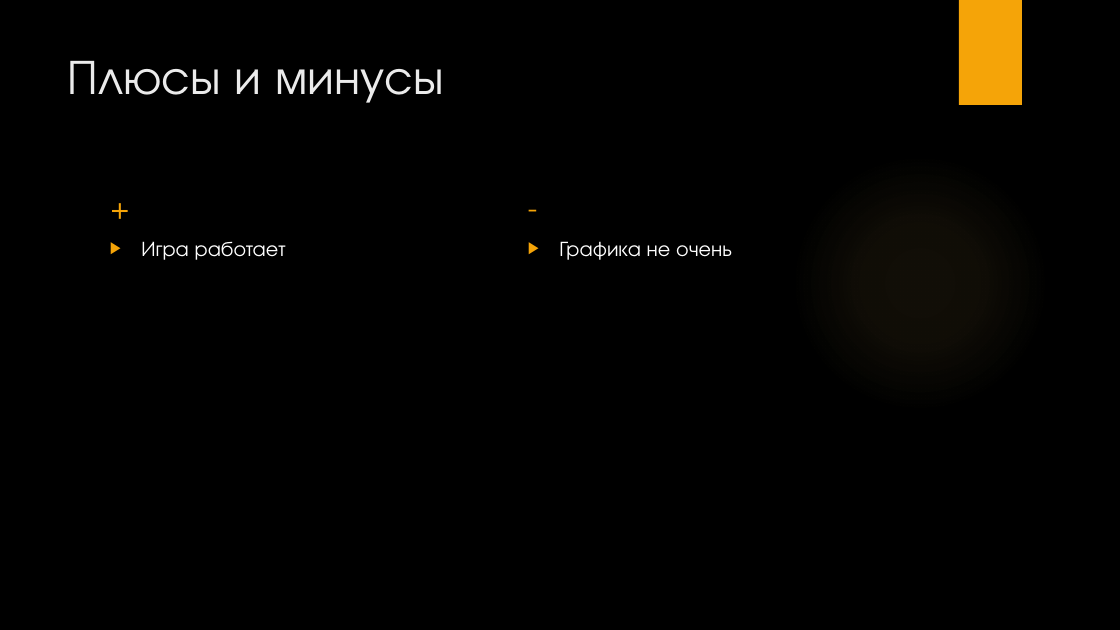
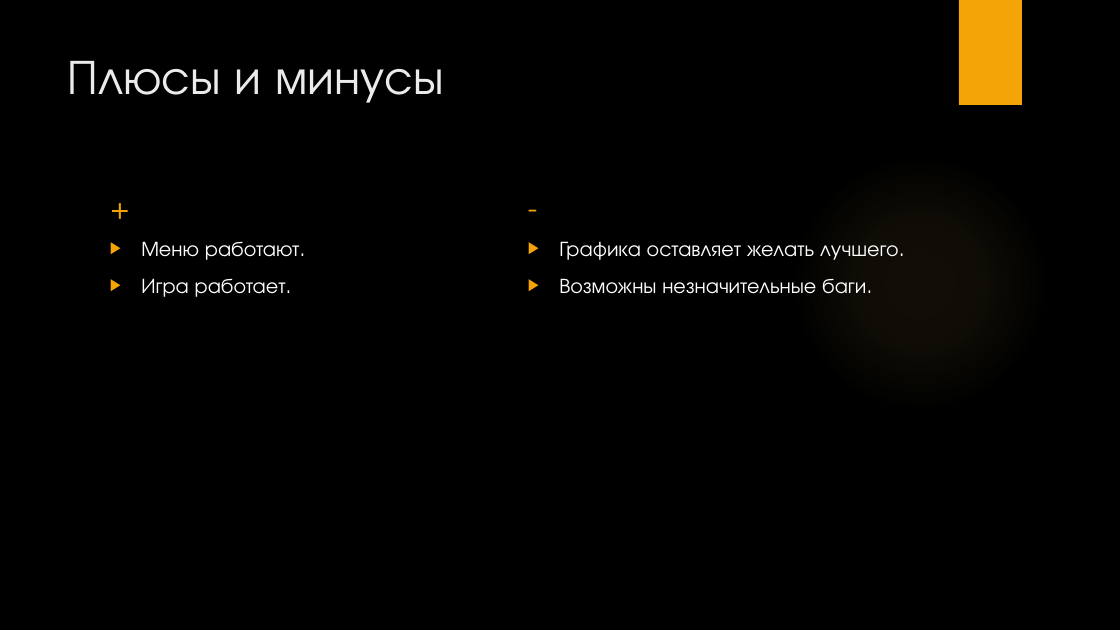
Before and after one commit to kameker/Pydash, a slide deck: slide 6 of Pydash.pptx. Drawn at 1120x630 pixels with LibreOffice and Linux fonts; fonts in the diff are those of the drawing; background and template pictures are left out. Boxes give left, top, right and bottom in pixels: in the first picture for what was removed or moved away, otherwise in the second. Text is boxed around its words. In the diff, an @@ line names an element or a change of style, - is before the commit and + after.

```diff
--- a/Pydash.pptx
+++ b/Pydash.pptx
@@ text at <box>141,241,300,297</box>: text changed @@
-▶ Игра работает
+▶ Меню работают.
+▶ Игра работает.
@@ text at <box>559,241,899,294</box>: text changed @@
-▶ Графика не очень
+▶ Графика оставляет желать лучшего.
+▶ Возможны незначительные баги.
```
Also in this commit, not shown: 3 other slides changed, 1 slide added.
